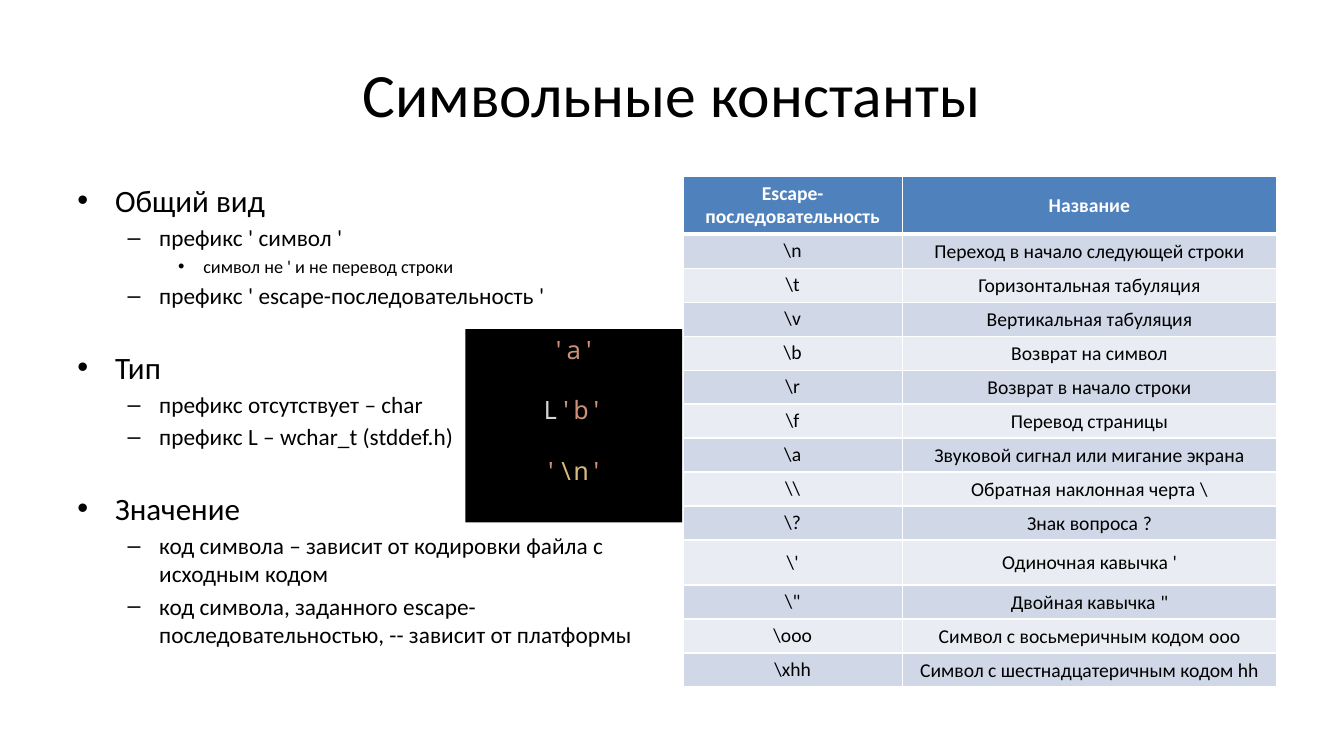
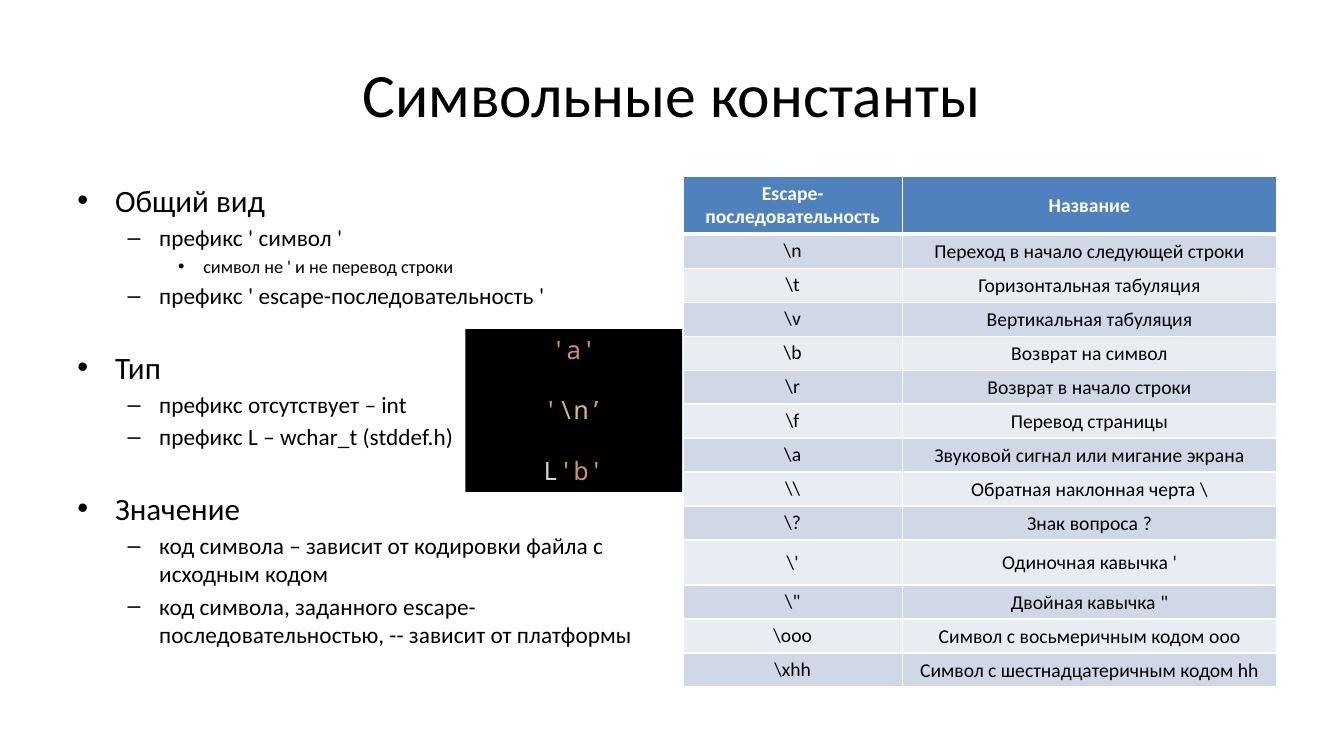
Before and after one commit to Evgueni-Petrov-aka-espetrov/Algorithms-and-Programming-in-C-pptx, a slide deck: slide 56 of 02.75 Лексика и концепции языка Си.pptx. Drawn at 1344x756 pixels with LibreOffice and Linux fonts; fonts in the diff are those of the drawing. Boxes give left, top, right and bottom in pixels: in the first picture for what was removed or moved away, otherwise in the second. Text is boxed around its words. In the diff, an @@ line names an element or a change of style, - is before the commit and + after.

```diff
--- a/02.75 Лексика и концепции языка Си.pptx
+++ b/02.75 Лексика и концепции языка Си.pptx
@@ rectangle "'a'": place and size @@
-rectangle "'a'" at <box>466,330,683,523</box>
+rectangle "'a'" at <box>466,330,683,493</box>
@@ text at <box>159,397,406,417</box>: text changed @@
-  – префикс отсутствует – char
+  – префикс отсутствует – int
@@ text in rectangle at <box>543,401,603,419</box>: paragraph added @@
+'\n’
@@ text in rectangle at <box>543,462,603,480</box>: paragraph removed @@
-'\n'
```
Also in this commit, not shown: 31 other slides changed, 6 slides added.
